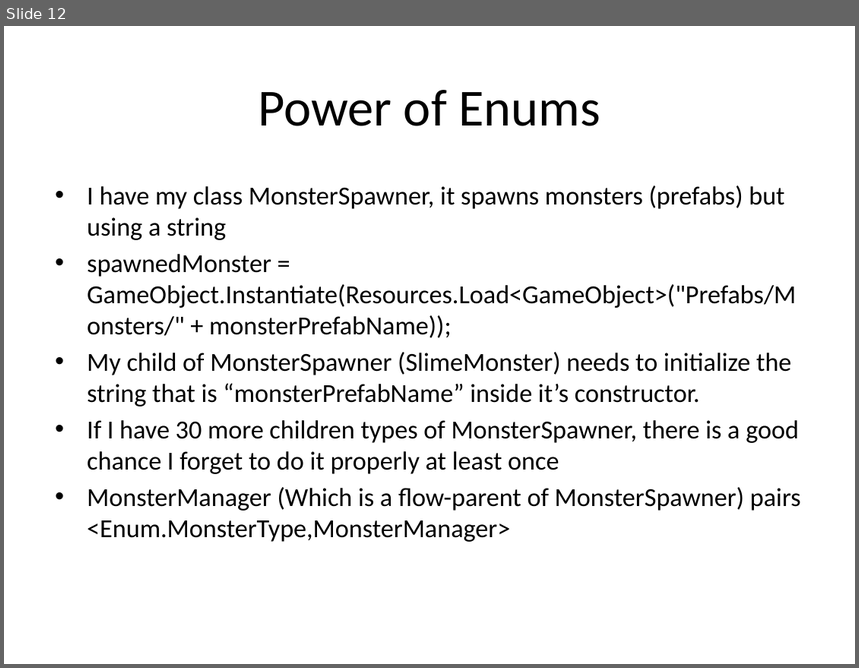
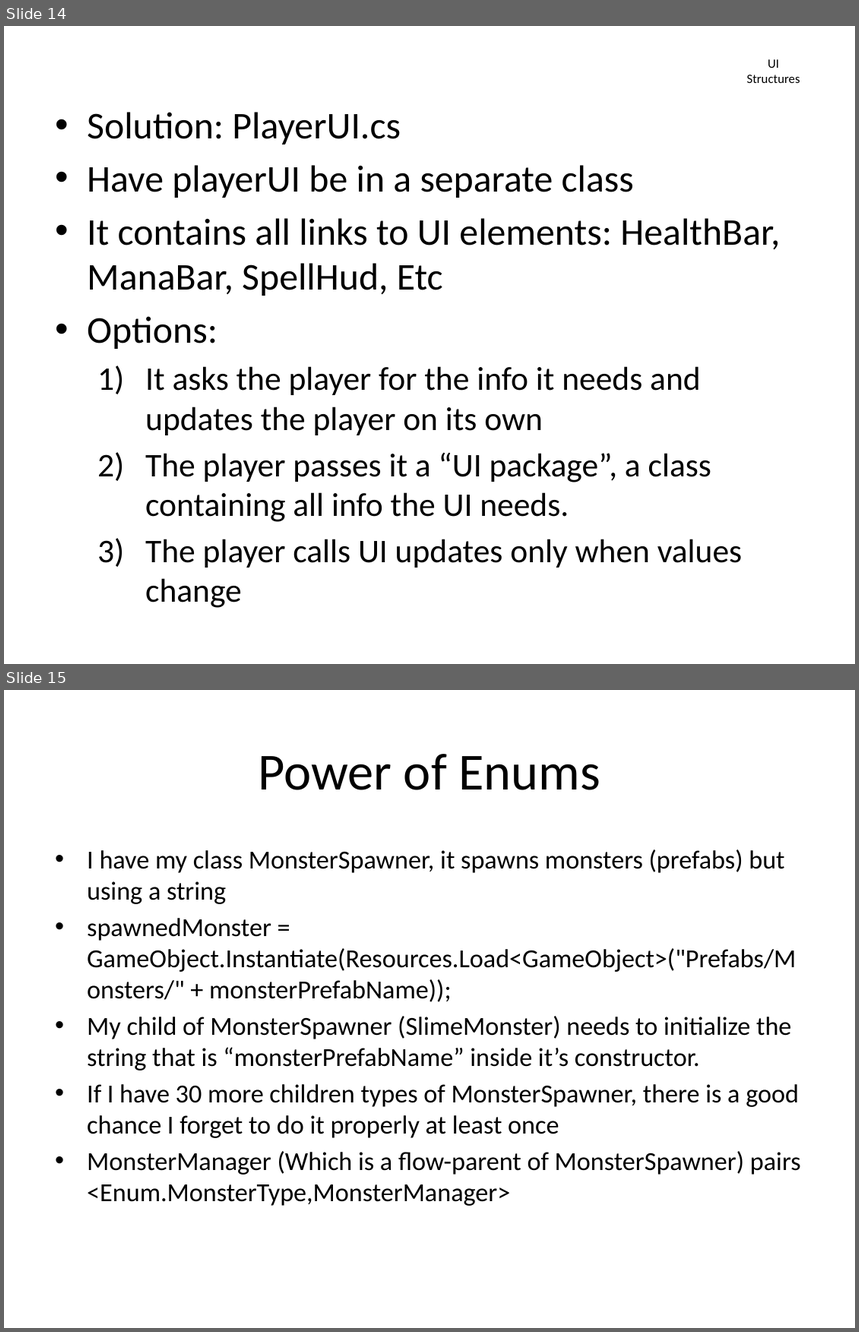
Before and after one commit to mattstg/GoopSoupV2, a slide deck: Docs/FlowPresentation.pptx. Shown one above the other, each under a label of ours: slide 12 before the commit, slides 14 and 15 after it. The pictures are 859x668 and 859x1332 pixels, drawn with LibreOffice and Linux fonts; fonts in the diff are those of the drawing. Boxes give left, top, right and bottom in pixels: in the first picture for what was removed or moved away, otherwise in the second. Text is boxed around its words. In the diff, an @@ line names an element or a change of style, - is before the commit and + after.

```diff
--- a/Docs/FlowPresentation.pptx
+++ b/Docs/FlowPresentation.pptx
@@ slide 14 added at (4,26,855,664), background #FFFFFF @@
@@ title added at (747,59,800,83), 10.8 pt, text #000000 @@
+UI Structures
@@ text added at (87,112,780,608), 28 pt, text #000000 @@
+• Solution: PlayerUI.cs
+• Have playerUI be in a separate class
+• It contains all links to UI elements: HealthBar, ManaBar, SpellHud, Etc
+• Options:
+  1) It asks the player for the info it needs and updates the player on its own
+  2) The player passes it a “UI package”, a class containing all info the UI needs.
+  3) The player calls UI updates only when values change
@@ what was slide 12 is now slide 15 @@
```
Also in this commit, not shown: 1 slide changed, 1 other slide added, 6 other files.
